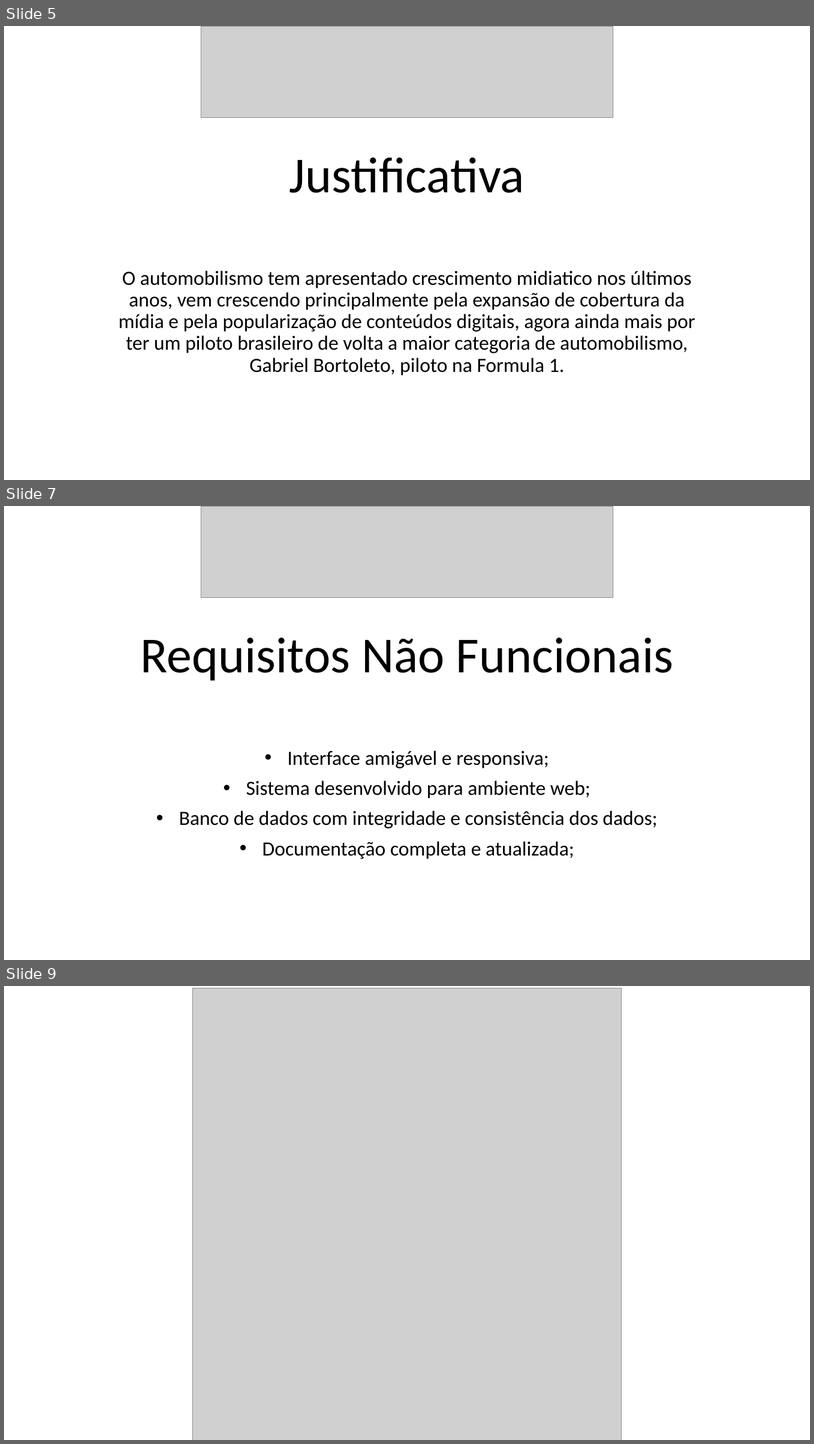
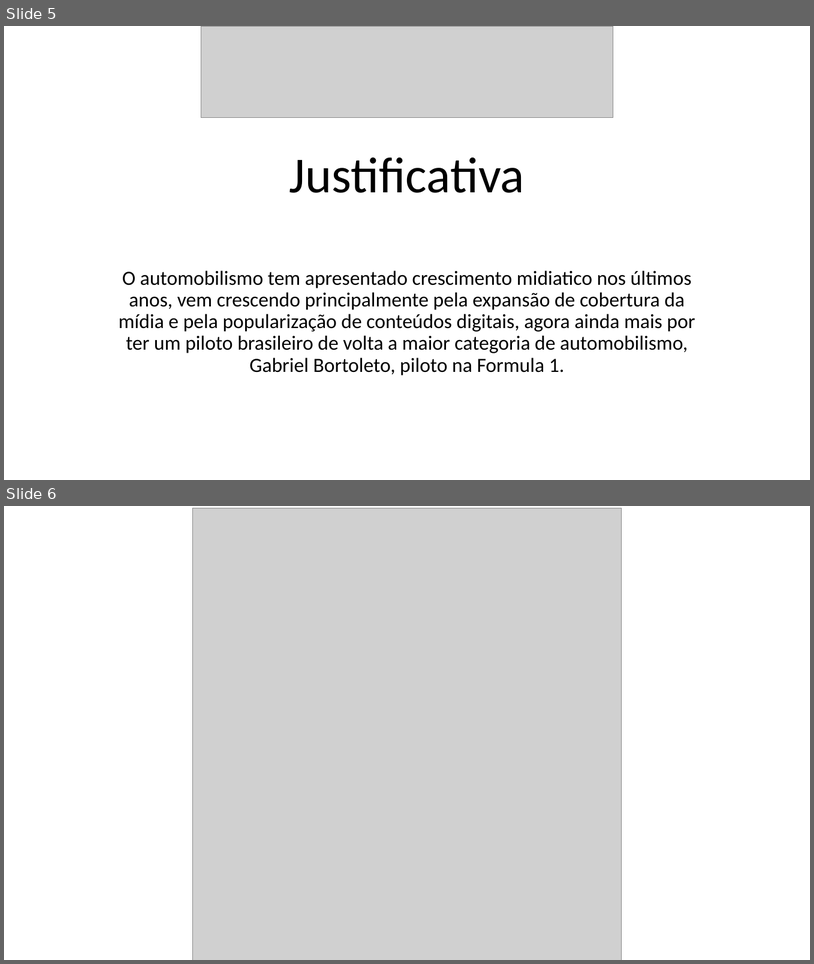
Before and after one commit to felipe-remus/Blog-Race, a slide deck: Documentação/Apresentação PI.pptx. Shown one above the other, each under a label of ours: slides 5, 7 and 9 before the commit, slides 5 and 6 after it; the slides between them are not shown. The pictures are 814x1444 and 814x964 pixels, drawn with LibreOffice and Linux fonts; fonts in the diff are those of the drawing; grey boxes stand for pictures. Boxes give left, top, right and bottom in pixels: in the first picture for what was removed or moved away, otherwise in the second. Text is boxed around its words. In the diff, an @@ line names an element or a change of style, - is before the commit and + after.

```diff
--- a/Documentação/Apresentação PI.pptx
+++ b/Documentação/Apresentação PI.pptx
@@ slide 7 removed at <box>4,506,810,960</box>, background #FFFFFF @@
@@ picture removed at <box>201,506,613,597</box> @@
@@ title removed at <box>140,637,674,681</box> @@
-Requisitos Não Funcionais
@@ subtitle removed at <box>179,750,657,859</box> @@
-• Interface amigável e responsiva;
-• Sistema desenvolvido para ambiente web;
-• Banco de dados com integridade e consistência dos dados;
-• Documentação completa e atualizada;
@@ what was slide 9 is now slide 6 @@
```
Also in this commit, not shown: 1 slide changed, 6 other slides removed, 1 other file.
